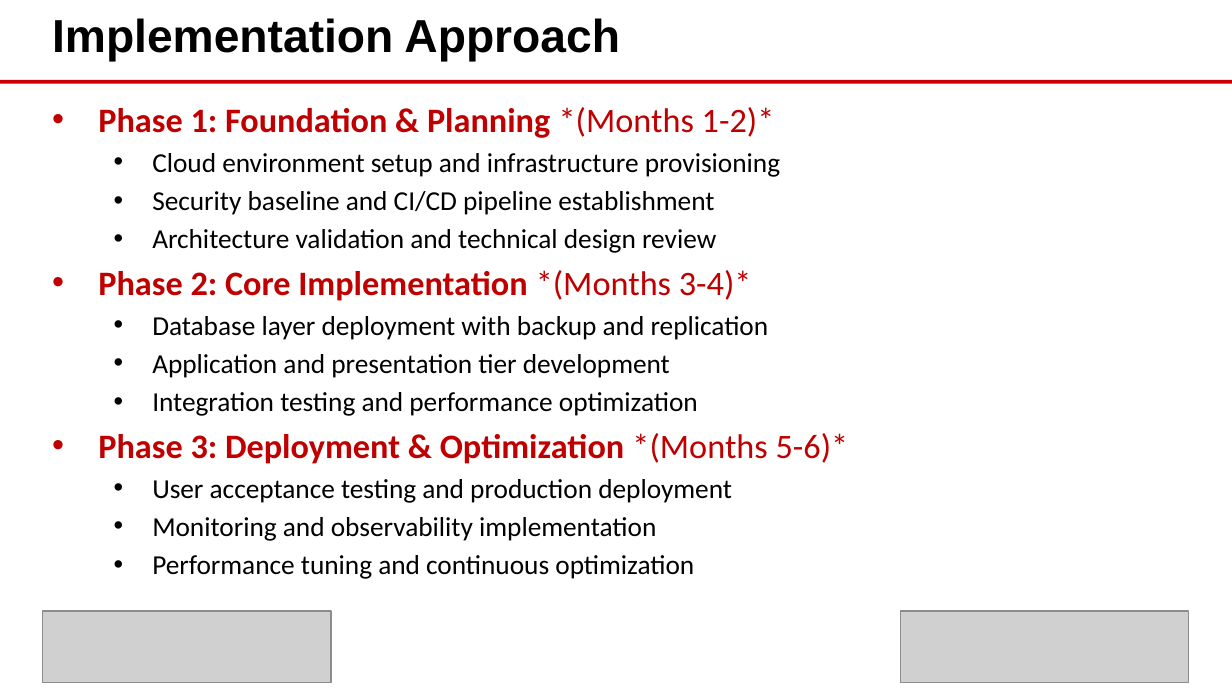
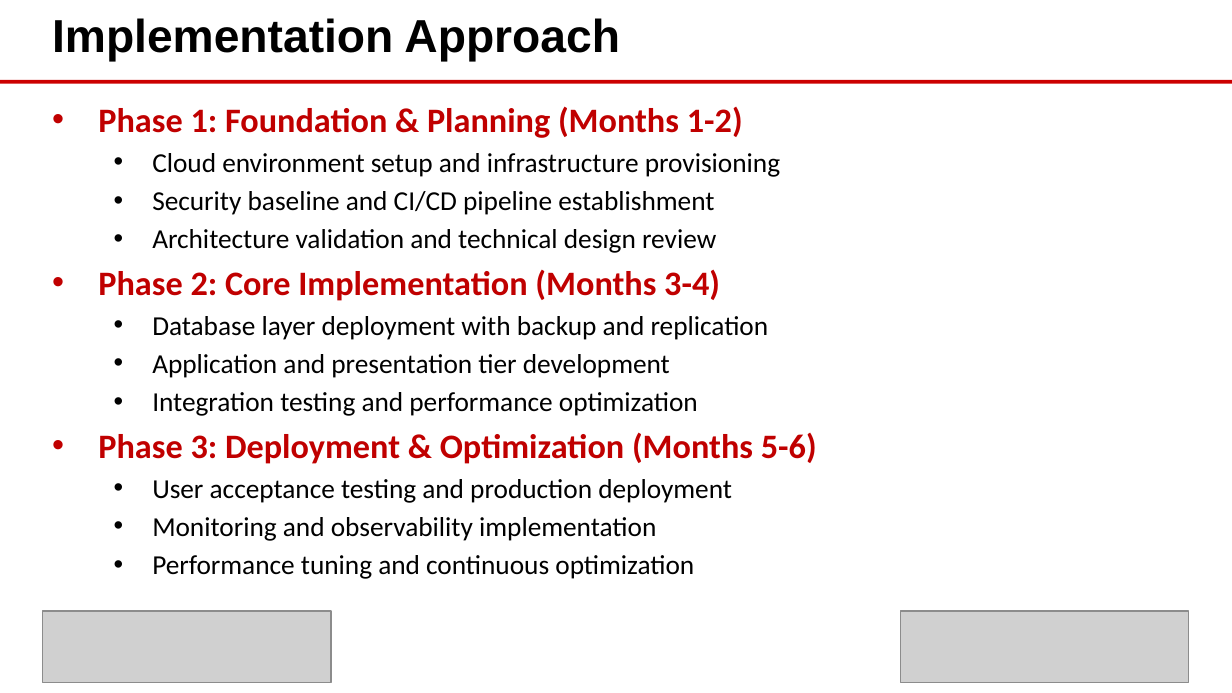
Before and after one commit to eoframework/solutions, a slide deck: slide 5 of solution-template/sample-provider/sample-category/sample-solution/presales/solution-briefing.pptx. Drawn at 1232x693 pixels with LibreOffice and Linux fonts; fonts in the diff are those of the drawing; grey boxes stand for pictures; background and template pictures are left out. Boxes give left, top, right and bottom in pixels: in the first picture for what was removed or moved away, otherwise in the second. Text is boxed around its words. In the diff, an @@ line names an element or a change of style, - is before the commit and + after.

```diff
--- a/solution-template/sample-provider/sample-category/sample-solution/presales/solution-briefing.pptx
+++ b/solution-template/sample-provider/sample-category/sample-solution/presales/solution-briefing.pptx
@@ text at box(98, 106, 743, 138): text changed @@
-• Phase 1: Foundation & Planning *(Months 1-2)*
+• Phase 1: Foundation & Planning (Months 1-2)
@@ text at box(98, 269, 720, 301): text changed @@
-• Phase 2: Core Implementation *(Months 3-4)*
+• Phase 2: Core Implementation (Months 3-4)
@@ text at box(98, 432, 817, 464): text changed @@
-• Phase 3: Deployment & Optimization *(Months 5-6)*
+• Phase 3: Deployment & Optimization (Months 5-6)
```
Also in this commit, not shown: 2 other slides changed, 51 other files.
